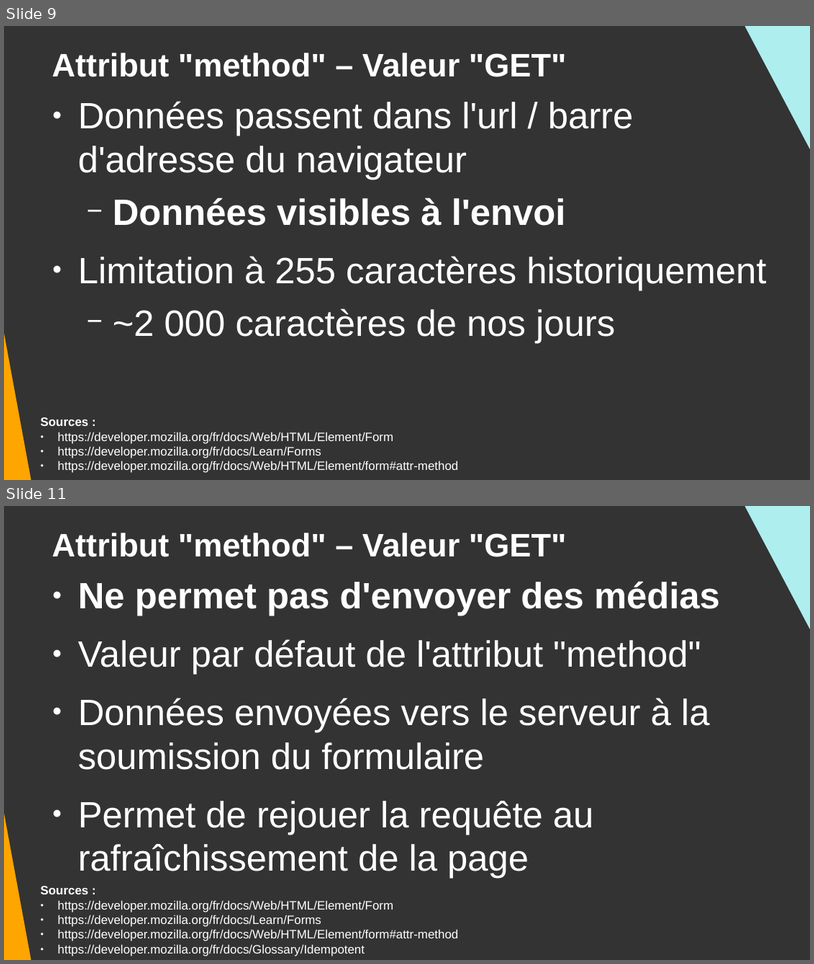
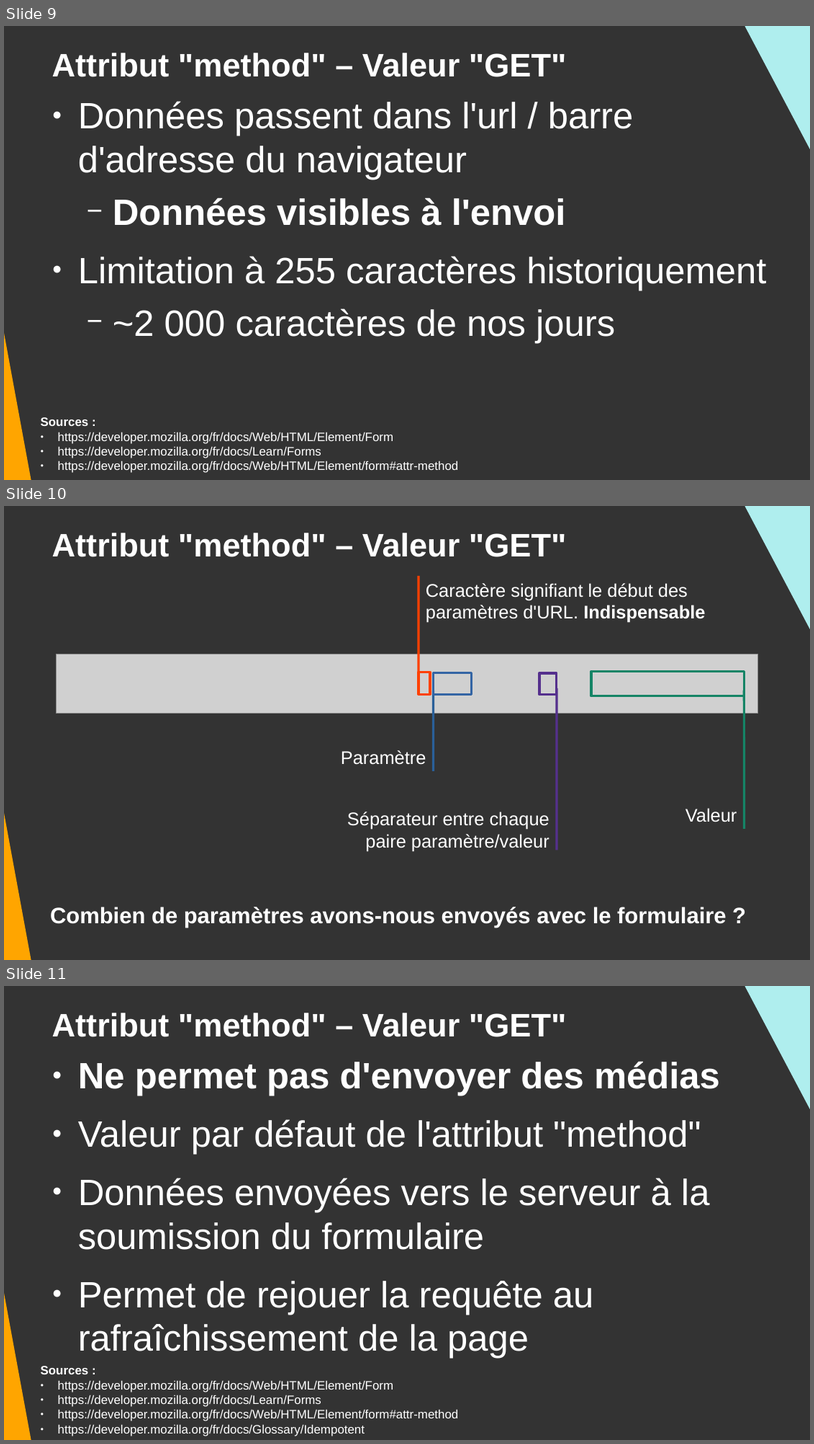
Before and after one commit to DanYellow/cours, a slide deck: integration-web-s1/travaux-pratiques/numero-3/presentation.odp. Shown one above the other, each under a label of ours: slides 9 and 11 before the commit, slides 9, 10 and 11 after it; the slides between them are not shown. The pictures are 814x964 and 814x1444 pixels, drawn with LibreOffice and Linux fonts; fonts in the diff are those of the drawing; grey boxes stand for pictures. Boxes give left, top, right and bottom in pixels: in the first picture for what was removed or moved away, otherwise in the second. Text is boxed around its words. In the diff, an @@ line names an element or a change of style, - is before the commit and + after.

```diff
--- a/integration-web-s1/travaux-pratiques/numero-3/presentation.odp
+++ b/integration-web-s1/travaux-pratiques/numero-3/presentation.odp
@@ slide 10 added at bbox=[4, 506, 810, 960], background #333333 @@
@@ right triangle added at bbox=[736, 506, 810, 723], fill #AFEEEE @@
@@ title added at bbox=[52, 533, 567, 557], 32 pt, text #FFFFFF, bold @@
+Attribut "method" – Valeur "GET"
@@ right triangle added at bbox=[4, 575, 34, 960], fill #FFA500 @@
@@ line added from (419, 576) to (419, 674), #FF4000 2.3 pt @@
@@ text added at bbox=[426, 583, 705, 623], 18 pt, text #FFFFFF @@
+Caractère signifiant le début des paramètres d'URL. Indispensable
@@ picture added at bbox=[56, 654, 758, 714] @@
@@ rectangle added at bbox=[419, 672, 431, 694], outline #FF4000 2.3 pt @@
@@ rectangle added at bbox=[434, 673, 472, 695], outline #3465A4 2.3 pt @@
@@ rectangle added at bbox=[540, 673, 557, 694], outline #55308D 2.3 pt @@
@@ rectangle added at bbox=[592, 672, 745, 696], outline #158466 2.3 pt @@
@@ line added from (434, 690) to (434, 771), #2A6099 2.3 pt @@
@@ line added from (557, 688) to (557, 850), #55308D 2.3 pt @@
@@ line added from (745, 690) to (745, 829), #158466 2.3 pt @@
@@ text added at bbox=[341, 750, 427, 764], 18 pt, text #FFFFFF @@
+Paramètre
@@ text added at bbox=[686, 808, 737, 822], 18 pt, text #FFFFFF @@
+Valeur
@@ text added at bbox=[347, 811, 550, 851], 18 pt, text #FFFFFF @@
+Séparateur entre chaque paire paramètre/valeur
@@ text added at bbox=[50, 906, 726, 928], 22 pt, text #FFFFFF, bold @@
+Combien de paramètres avons-nous envoyés avec le formulaire ?
```
Also in this commit, not shown: 1 slide removed, 14 other files.
